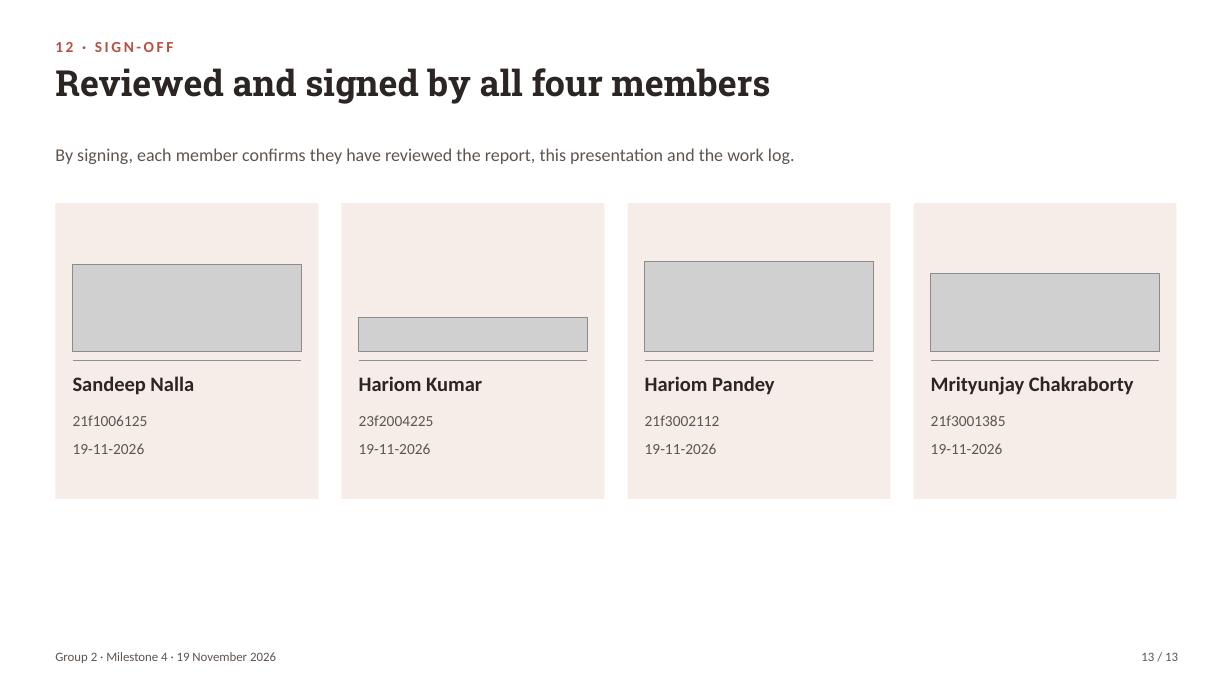
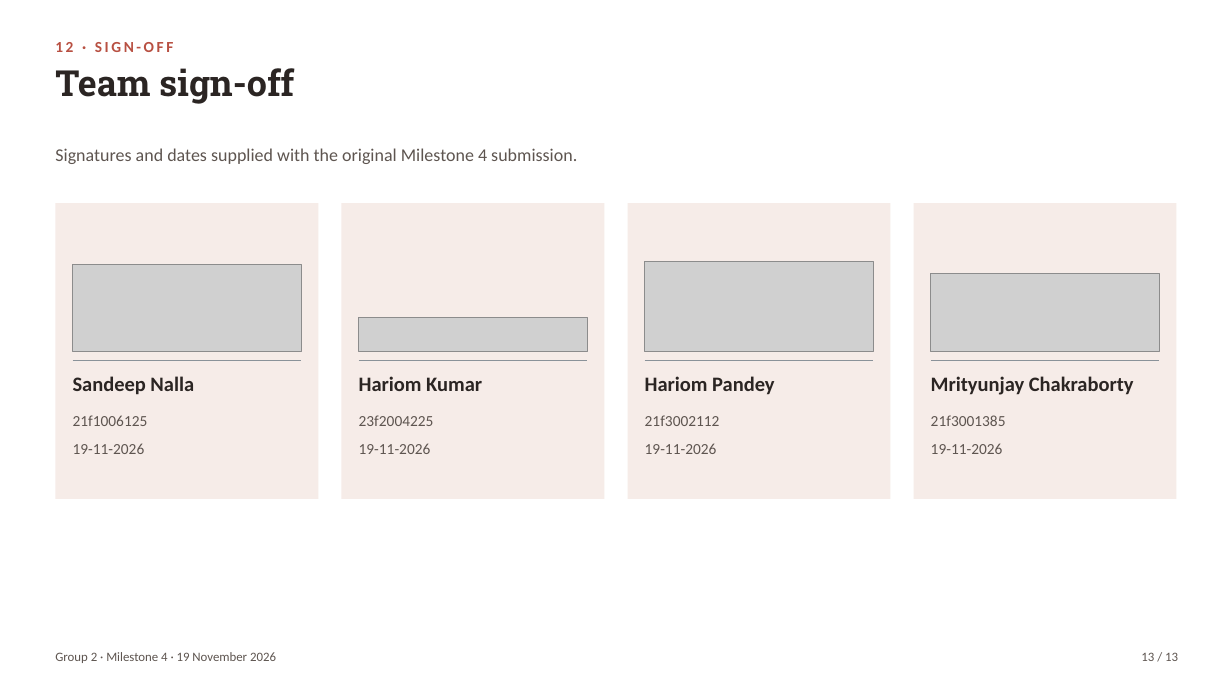
Before and after one commit to Hariomkr147/Group-2-DS-and-AI-Lab-Project, a slide deck: slide 13 of docs/milestone 4/M4_Presentation.pptx. Drawn at 1232x693 pixels with LibreOffice and Linux fonts; fonts in the diff are those of the drawing; grey boxes stand for pictures. Boxes give left, top, right and bottom in pixels: in the first picture for what was removed or moved away, otherwise in the second. Text is boxed around its words. In the diff, an @@ line names an element or a change of style, - is before the commit and + after.

Commit message:
review doc and updating signature

```diff
--- a/docs/milestone 4/M4_Presentation.pptx
+++ b/docs/milestone 4/M4_Presentation.pptx
@@ text at <box>55,68,294,104</box>: text changed @@
-Reviewed and signed by all four members
+Team sign-off
@@ text at <box>55,148,577,164</box>: text changed @@
-By signing, each member confirms they have reviewed the report, this presentation and the work log.
+Signatures and dates supplied with the original Milestone 4 submission.
```
Also in this commit, not shown: 12 other slides changed, 6 other files.
